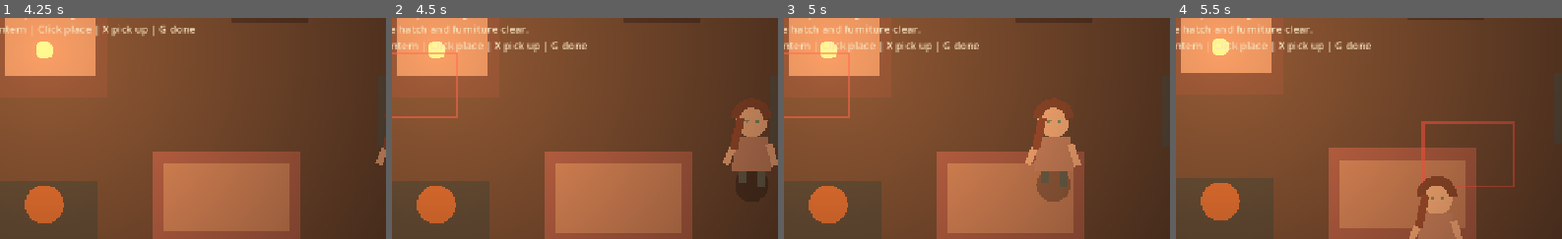
Above: before the commit, frames 1-4 (left to right).
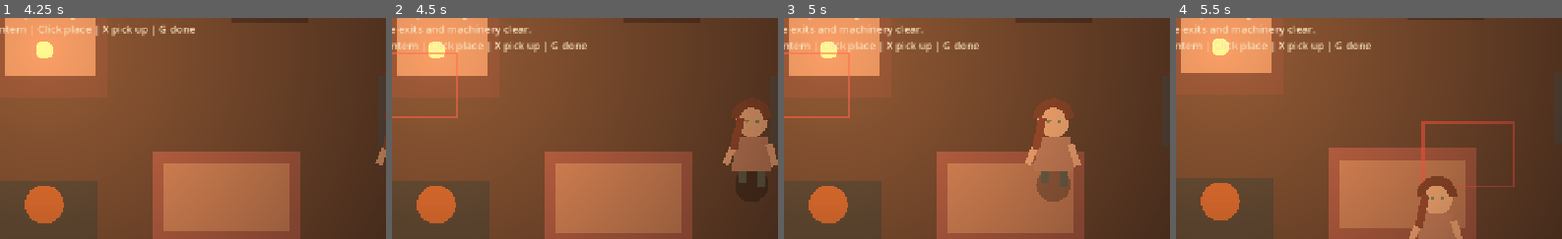
Above: after the commit, the same moments.

Repository: MohamedXIV/not-a-hero
Game: Godot game, scene res://scenes/main.tscn
The game is run twice, just before and just after one commit, with the same random seed, the same clock (stepped at 60 frames per second) and the same inputs.
Inputs (mouse positions are % of the whole screen's width and height, from its top left):
- Up to frame 1 (4.25 s): tap Enter at 0.5 s; move the mouse to (72, 45) at 0.52 s; press the mouse at (72, 45) at 0.53 s; hold D (move_right) 0.53-1.28 s; tap X (decor_pickup) at 0.6, 1.55, 2.85 s; move the mouse to (30, 55) at 1.27 s; release the mouse at (30, 55) at 1.28 s; hold S (move_down) 1.28-2.03 s; click (30, 55) at 1.35 s; move the mouse to (60, 28) at 2.02 s; press the mouse at (60, 28) at 2.03 s; hold D (move_right) 2.03-2.78 s; tap C (craft_dressing) at 2.1 s; move the mouse to (45, 70) at 2.77 s; release the mouse at (45, 70) at 2.78 s; hold W (move_up) 2.78-3.53 s; click (45, 70) at 2.92 s; move the mouse to (81, 65) at 3.52 s; press the mouse at (81, 65) at 3.53 s; hold A (move_left) from 3.53 s (still down); tap G (decorate) at 3.6 s
- Up to frame 2 (4.5 s): keep holding A (move_left); move the mouse to (19, 35) at 4.27 s; release the mouse at (19, 35) at 4.28 s; tap F (field_dressing) at 4.35 s; click (19, 35) at 4.42 s
- Up to frame 3 (5 s): keep holding A (move_left); tap X (decor_pickup) at 4.55 s
- Up to frame 4 (5.5 s): move the mouse to (55, 50) at 5.02 s; release A (move_left) at 5.03 s; press the mouse at (55, 50) at 5.03 s; hold S (move_down) from 5.03 s (still down)
The pictures show only the part of the screen within x 17-67%, y 20-70%; the shares and areas given below are measured in that part.

Frame 1 is identical in both runs. In frame 2, 0.6% of the frame differs, in the area x 2-36%, y 3-9%; in frame 3, 0.6%; in frame 4, 0.6%.

Commit message:
P4c: share real furnishing placement and pickup between homes

Diff:
--- a/godot/scripts/interiors/shelter_decorator.gd
+++ b/godot/scripts/interiors/shelter_decorator.gd
@@ -6,6 +6,11 @@
 
 var edit_mode: bool = false
 var selected_kind: String = "rug"
+@export var location_id: String = "shelter"
+
+
+func _state() -> ShelterDecorState:
+    return GameSession.mesa_decor if location_id == "mesa" else GameSession.decor
 
 
 func _ready() -> void:
@@ -36,14 +41,14 @@
 
 
 func place_at(kind: String, point: Vector2) -> bool:
-    if not GameSession.decor.can_place(kind, point):
-        GameSession.report("Not there, Yuna. Keep the hatch and furniture clear.")
+    if not _state().can_place(kind, point):
+        GameSession.report("Not there, Yuna. Keep the exits and machinery clear.")
         return false
-    var info: DecorDefinition = GameSession.decor.definition(kind)
+    var info: DecorDefinition = _state().definition(kind)
     if info == null or not GameSession.bag.try_spend(info.inventory_item.item_id, 1):
         GameSession.report("You don't have that furnishing in your bag, Yuna.")
         return false
-    if not GameSession.decor.place(kind, point):
+    if not _state().place(kind, point):
         GameSession.bag.try_receive({String(info.inventory_item.item_id): 1})
         return false
     GameSession.report("There. Your space, your rules, Yuna.")
@@ -53,17 +58,17 @@
 
 
 func pickup_at(point: Vector2) -> bool:
-    var index: int = GameSession.decor.at_point(point)
+    var index: int = _state().at_point(point)
     if index < 0:
         return false
-    var placed: Dictionary = GameSession.decor.items()[index]
+    var placed: Dictionary = _state().items()[index]
     var kind: String = String(placed["kind"])
-    var info: DecorDefinition = GameSession.decor.definition(kind)
+    var info: DecorDefinition = _state().definition(kind)
     # Capacity check first. Failed retrieval must leave a lamp in place.
     if not GameSession.bag.try_receive({String(info.inventory_item.item_id): 1}):
         GameSession.report("No room to pick that up, Yuna.")
         return false
-    GameSession.decor.remove_at(index)
+    _state().remove_at(index)
     GameSession.save_to_disk()
     _rebuild_placed_objects()
     return true
@@ -73,9 +78,9 @@
     for child: Node in get_children():
         remove_child(child)
         child.queue_free()
-    for entry: Dictionary in GameSession.decor.items():
+    for entry: Dictionary in _state().items():
         var kind: String = String(entry["kind"])
-        var info: DecorDefinition = GameSession.decor.definition(kind)
+        var info: DecorDefinition = _state().definition(kind)
         var center: Vector2 = Vector2(float(entry["x"]), float(entry["y"]))
         if info.obstructs_movement:
             var body := StaticBody2D.new()
@@ -98,9 +103,9 @@
 
 
 func _draw() -> void:
-    for entry: Dictionary in GameSession.decor.items():
+    for entry: Dictionary in _state().items():
         var kind: String = String(entry["kind"])
-        var info: DecorDefinition = GameSession.decor.definition(kind)
+        var info: DecorDefinition = _state().definition(kind)
         var center: Vector2 = Vector2(float(entry["x"]), float(entry["y"]))
         if kind == "rug":
             draw_rect(Rect2(center - info.footprint * 0.5, info.footprint), info.tint)
@@ -109,8 +114,8 @@
             draw_circle(center + Vector2(0, 4), 12.0, Color("#4b453e"))
             draw_circle(center, 7.0, info.tint)
     if edit_mode:
-        var current: DecorDefinition = GameSession.decor.definition(selected_kind)
-        var center: Vector2 = GameSession.decor.snap_to_grid(get_local_mouse_position())
-        var allowed: bool = GameSession.decor.can_place(selected_kind, center)
+        var current: DecorDefinition = _state().definition(selected_kind)
+        var center: Vector2 = _state().snap_to_grid(get_local_mouse_position())
+        var allowed: bool = _state().can_place(selected_kind, center)
         var tint: Color = Color(0.52, 0.89, 0.62, 0.52) if allowed else Color(0.95, 0.39, 0.37, 0.55)
         draw_rect(Rect2(center - current.footprint * 0.5, current.footprint), tint, false, 2.0)
